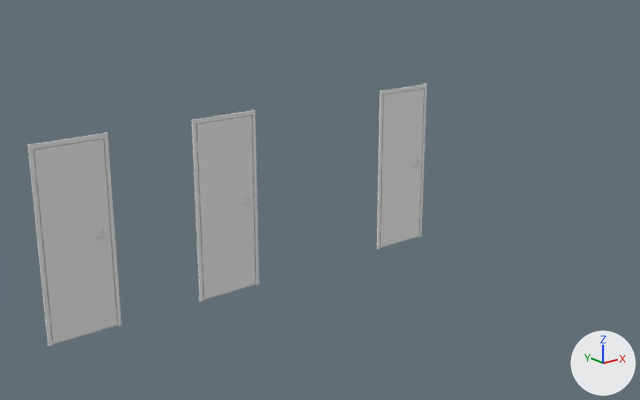
An edit to the glTF model _Game/Models/door_triplets/mdl_door_triplets_01.glb, drawn before and after from the same camera.
The view is the same before and after, from a 50 mm lens placed at (-3.36, -8.12, 4.11), pointed at (3.53, 0.49, 0.67). Lighting does not change. The marker at lower right points along +X, +Y and +Z. Vertices at the same position are counted once.
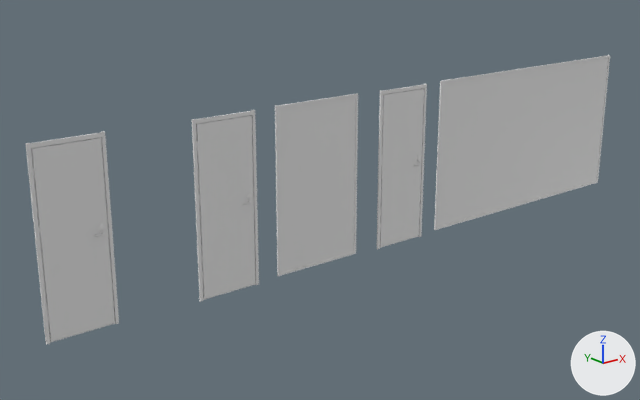
Where the change shows, as pixel boxes (x1, y1, x2, y2) in the pictures (640 x 400 px; the box of a moved part takes in the faces that stretch with it):
'Cube', reshaped (47% wider, 11% taller): before (28, 84, 427, 346); after (25, 55, 610, 345)
part 1 of me_cube, moved or reshaped: before (28, 132, 122, 346); after (25, 131, 119, 345)
part 2 of me_cube, added: after (434, 55, 610, 230)
part 3 of me_cube, added: after (275, 93, 358, 276)

What the commit changed:
me_cube is used by ob_cube; location (0.0, 0.0, 0.0).
me_cube had 1104 vertices, 2007 faces and spanned x -0.4..4.91, y -0.05..0.0, z 0.0..2.11.
me_cube now has 1136 vertices, 2059 faces and spans x -0.4..9.06, y -0.05..0.06, z 0.0..2.11.
me_cube part 1: the loose piece of 78 vertices spanning x -0.4..0.41, y -0.02..0.0, z 0.0..2.11 is moved by (0.0, 0.05, 0.0).
me_cube part 2: a new loose piece of 16 vertices spanning x 5.23..9.06, y 0.04..0.06, z 0.0..2.1.
me_cube part 3: a new loose piece of 16 vertices spanning x 2.52..3.77, y 0.04..0.06, z 0.0..2.1.
